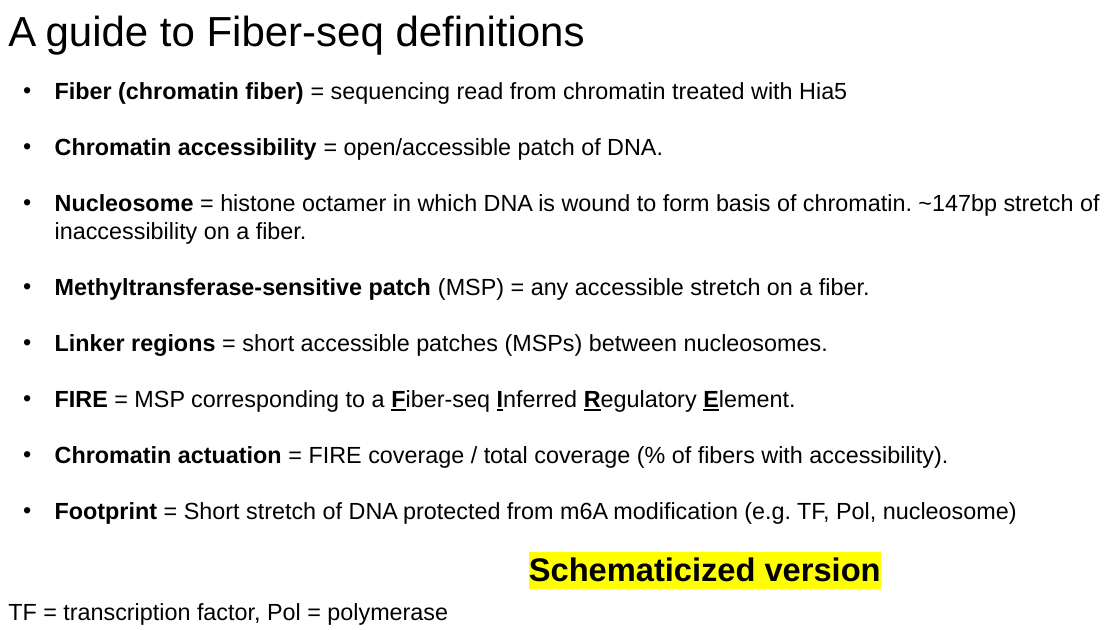
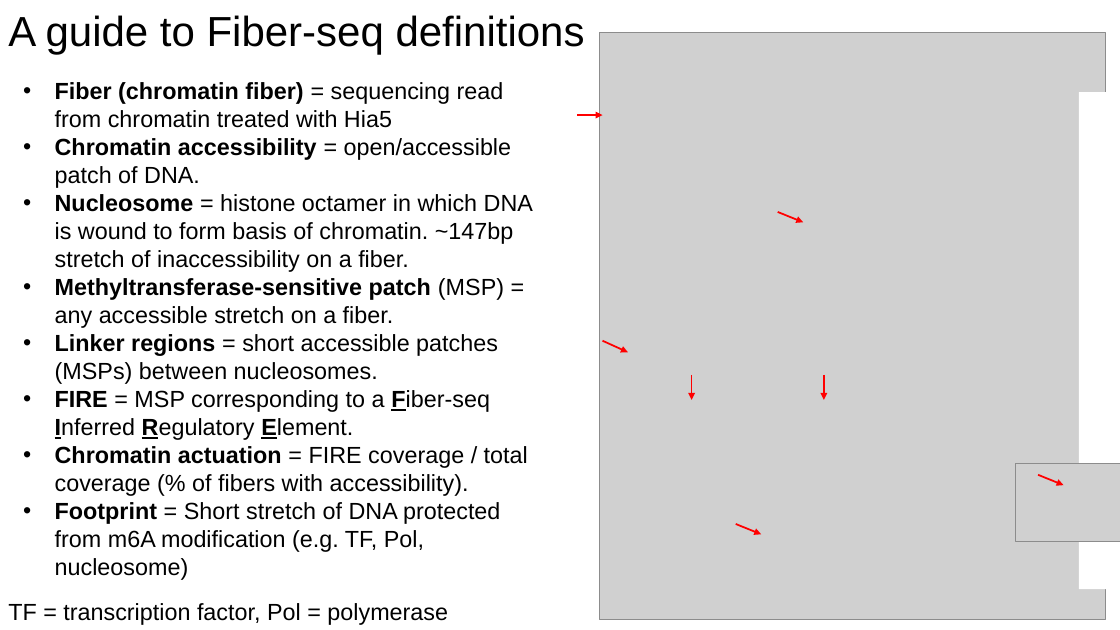
Before and after one commit to christylaflamme/fiber-seq-workshop, a slide deck: slide 7 of slides/LaFlamme_fiber-seq_CSHL_workshop_slide_deck.pptx (slide 6 before the commit). Drawn at 1120x630 pixels with LibreOffice and Linux fonts; fonts in the diff are those of the drawing; grey boxes stand for pictures. Boxes give left, top, right and bottom in pixels: in the first picture for what was removed or moved away, otherwise in the second. Text is boxed around its words. In the diff, an @@ line names an element or a change of style, - is before the commit and + after.

```diff
--- a/slides/LaFlamme_fiber-seq_CSHL_workshop_slide_deck.pptx
+++ b/slides/LaFlamme_fiber-seq_CSHL_workshop_slide_deck.pptx
@@ picture added at (600, 33, 1106, 620) @@
@@ text "Fiber (chromatin fiber) = sequencing ..." rewrapped from (55, 82, 1099, 524) to (55, 82, 533, 580) @@
@@ arrow added from (577, 115) to (602, 115), #FF0000 1.5 pt @@
@@ rectangle added at (1079, 92, 1120, 590), fill #FFFFFF @@
@@ arrow added from (778, 212) to (803, 223), #FF0000 1.5 pt @@
@@ arrow added from (602, 341) to (628, 352), #FF0000 1.5 pt @@
@@ arrow added from (691, 375) to (691, 400), #FF0000 1.5 pt @@
@@ arrow added from (824, 375) to (824, 400), #FF0000 1.5 pt @@
@@ picture added at (1016, 463, 1120, 541) @@
@@ arrow added from (1038, 475) to (1064, 486), #FF0000 1.5 pt @@
@@ arrow added from (736, 524) to (761, 534), #FF0000 1.5 pt @@
@@ text removed at (529, 557, 881, 582) @@
-Schematicized version
```
Also in this commit, not shown: 4 other slides changed, 1 slide added, 1 slide removed.
